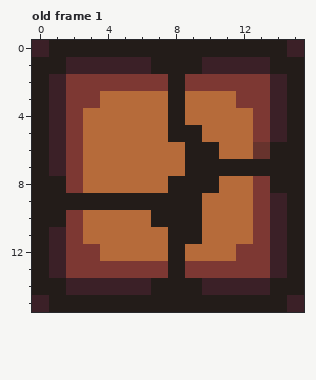
Pixel-art file: assets/aseprite/destroyables.aseprite. Above is the file before it was changed.
16x16 pixels, 2 frames. Shown: old frame 1. The commit also changed other frames, which this record leaves out.
The result:
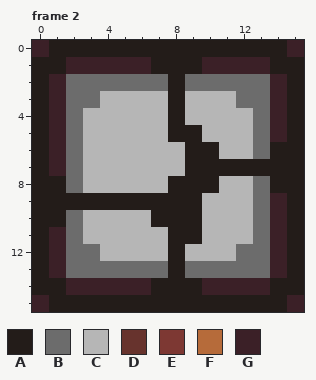
Palette (. is transparent): A #231c19  B #6c6c6c  C #b6b6b6  D #67332d  E #7d3833  F #b66b3a  G #3b2027
A new or re-ordered frame is compared with the old frame closest to it.
The edit:
frames 2 -> 4
Changed rows in their new state; - is an unchanged pixel.
Frame 2 is new; against old frame 1:
first column x 2:
 2 BBBBBB-BBBBB
 3 BBCCCC-CCCBB
 4 BCCCCC-CCCCB
 5 BCCCCC--CCCB
 6 BCCCCCC--CCB
 7 BCCCCCC-----
 8 BCCCCC---CCB
 9 --------CCCB
10 BCCCC---CCCB
11 BCCCCC--CCCB
12 BBCCCC-CCCBB
13 BBBBBB-BBBBB
